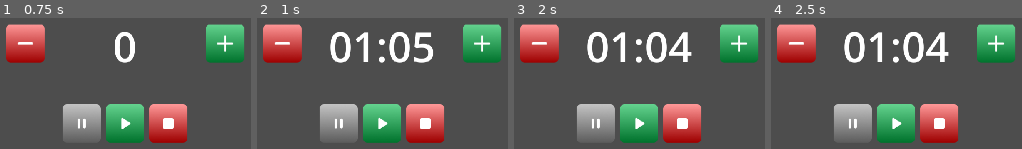
Above: before the commit, frames 1-4 (left to right).
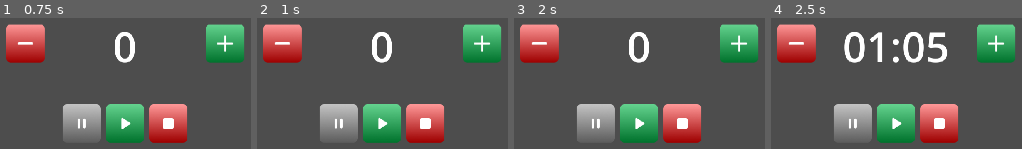
Above: after the commit, the same moments.

Repository: justkuzan/pomodoro-timer
Game: Godot game, scene res://Scenes/All Timers/all_timers_general_scene.tscn
The game is run twice, just before and just after one commit, with the same random seed, the same clock (stepped at 60 frames per second) and the same inputs.
Inputs (mouse positions are in pixels of both pictures, inside the frame that each line leads up to):
- Up to frame 1 (0.75 s): click (125, 124) at 0.5 s
- Up to frame 2 (1 s): no input
- Up to frame 3 (2 s): click (639, 124) at 1.25 s
- Up to frame 4 (2.5 s): click (796, 42) at 2 s

Frame 1 is identical in both runs. In frame 2, 4.5% of the frame differs, in the area x 29-71%, y 10-35%; in frame 3, 4.5%; in frame 4, 1.2%.

Commit message:
feat: connect UI buttons to timer logic
Added Play and Pause command handling.

Stop/Reset buttons pending implementation.

Diff:
--- a/Scenes/All Timers/all_timers_general_scene.gd
+++ b/Scenes/All Timers/all_timers_general_scene.gd
@@ -1,6 +1,6 @@
 extends Node2D
 
-@onready var work_timer_scene: Node2D = $work_timer_scene
+@onready var work_timer: Node2D = $work_timer_scene
 @onready var timer_controls: Control = $timer_controls
 
 enum State { STOPPED, RUNNING, PAUSED }
@@ -15,13 +15,25 @@
 	#pass
 
 
+func _on_timer_controls_running() -> void:
+	print("Плей нажат!")
+	work_timer.timer.start()
+
+
 func _on_timer_controls_stopped() -> void:
 	print("Стоп нажат!")
+	timer_reset()
 
 
-func _on_timer_controls_running() -> void:
-	print("Плей нажат!")
-
+func timer_reset() -> void:
+	work_timer.timer.stop()
+	work_timer.timer_minutes_set = 1
+	work_timer.timer_seconds_set = 5
 
 func _on_timer_controls_paused() -> void:
 	print("Пауза нажата!")
+	work_timer.timer.stop()
+
+
+func _on_work_timer_scene_timer_finished() -> void:
+	pass
--- a/Scenes/All Timers/all_timers_general_scene.tscn
+++ b/Scenes/All Timers/all_timers_general_scene.tscn
@@ -14,6 +14,7 @@
 offset_left = 960.0
 offset_right = 960.0
 
+[connection signal="timer_finished" from="work_timer_scene" to="." method="_on_work_timer_scene_timer_finished"]
 [connection signal="paused" from="timer_controls" to="." method="_on_timer_controls_paused"]
 [connection signal="running" from="timer_controls" to="." method="_on_timer_controls_running"]
 [connection signal="stopped" from="timer_controls" to="." method="_on_timer_controls_stopped"]
--- a/Scenes/Work Timer/work_timer.gd
+++ b/Scenes/Work Timer/work_timer.gd
@@ -8,8 +8,9 @@
 var minutes: int = 0
 var seconds: int = 0
 
+signal timer_finished
+
 func _ready() -> void:
-	timer.start()
 	seconds = timer_seconds_set
 	minutes = timer_minutes_set
 	print("Timer is started")
@@ -21,6 +22,7 @@
 
 	if minutes <= 0 and seconds <= 0:
 		print("Timer is ended")
+		emit_signal("timer_finished")
 		timer.stop()
 		return
 
